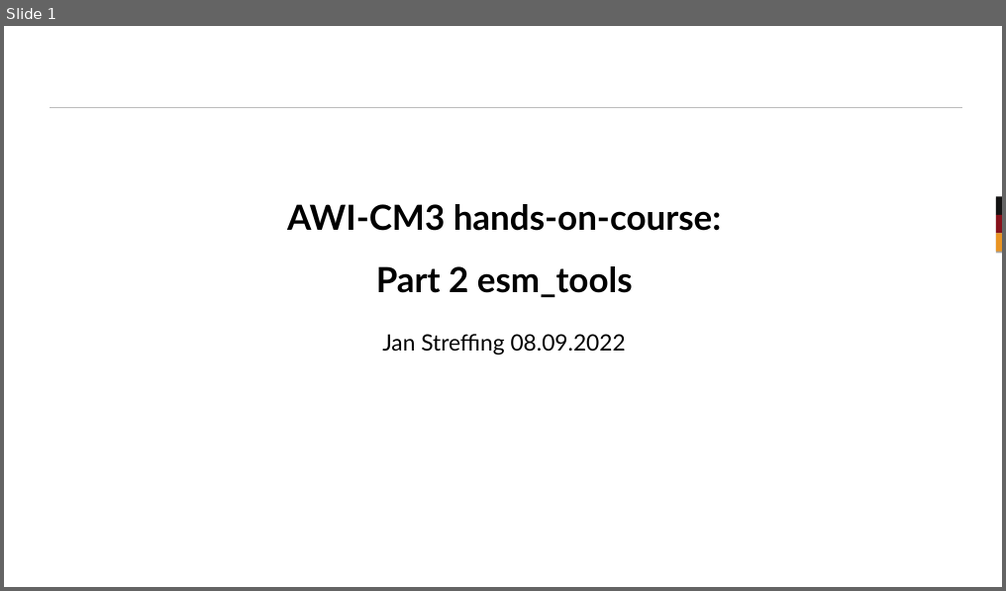
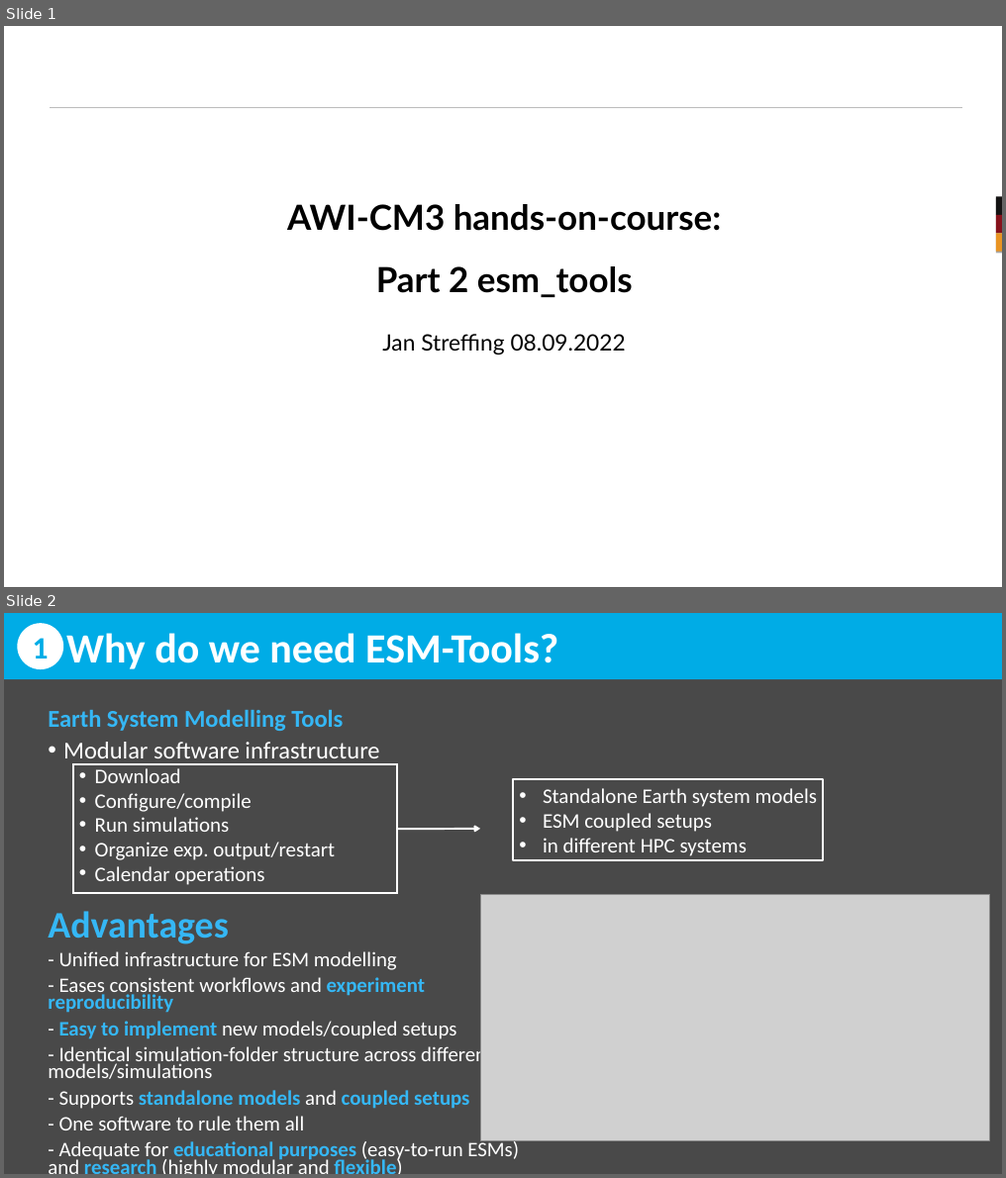
Before and after one commit to AWI-CM3/hands-on-course, a slide deck: 02_install_esm_tools.odp. Shown one above the other, each under a label of ours: slide 1 before the commit, slides 1 and 2 after it. The pictures are 1006x591 and 1006x1178 pixels, drawn with LibreOffice and Linux fonts; fonts in the diff are those of the drawing; grey boxes stand for pictures; background and template pictures are left out. Boxes give left, top, right and bottom in pixels: in the first picture for what was removed or moved away, otherwise in the second. Text is boxed around its words. In the diff, an @@ line names an element or a change of style, - is before the commit and + after.

```diff
--- a/02_install_esm_tools.odp
+++ b/02_install_esm_tools.odp
@@ slide 2 added at (x1=4, y1=613, x2=1002, y2=1174), background #494949 @@
@@ rectangle added at (x1=4, y1=613, x2=1002, y2=679), fill #00ACE6, 48 pt, text #FFFFFF, bold @@
+Why do we need ESM-Tools?
@@ ellipse added at (x1=17, y1=623, x2=63, y2=669), fill #FFFFFF, 36 pt, text #00ACE6, bold @@
+1
@@ text added at (x1=48, y1=710, x2=379, y2=885), 24 pt, text #FFFFFF @@
+Earth System Modelling Tools
+• Modular software infrastructure
+  • Download
+  • Configure/compile
+  • Run simulations
+  • Organize exp. output/restart
+  • Calendar operations
@@ rectangle added at (x1=73, y1=764, x2=398, y2=894), outline #FFFFFF 2.24 pt @@
@@ rectangle added at (x1=513, y1=779, x2=823, y2=861), outline #FFFFFF 2.24 pt, 24 pt, text #FFFFFF @@
+• Standalone Earth system models
+• ESM coupled setups
+• in different HPC systems
@@ arrow added from (398, 829) to (480, 829), #FFFFFF 2.24 pt @@
@@ picture added at (x1=480, y1=895, x2=989, y2=1141) @@
@@ text added at (x1=48, y1=911, x2=519, y2=1162), 23.8 pt, text #FFFFFF @@
+Advantages
+- Unified infrastructure for ESM modelling
+- Eases consistent workflows and experiment reproducibility
+- Easy to implement new models/coupled setups
+- Identical simulation-folder structure across different models/simulations
+- Supports standalone models and coupled setups
+- One software to rule them all
+- Adequate for educational purposes (easy-to-run ESMs) and research (highly modular and flexible)
```
Also in this commit, not shown: 6 other slides added, 2 other files.
